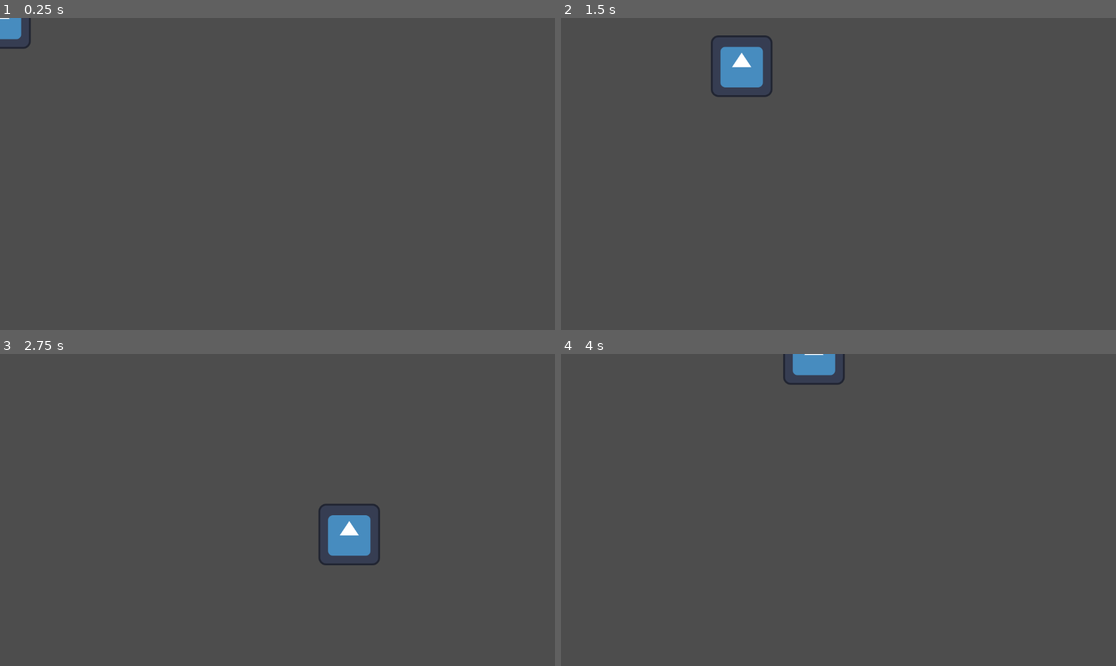
Above: before the commit, frames 1-4 (two rows, left to right).
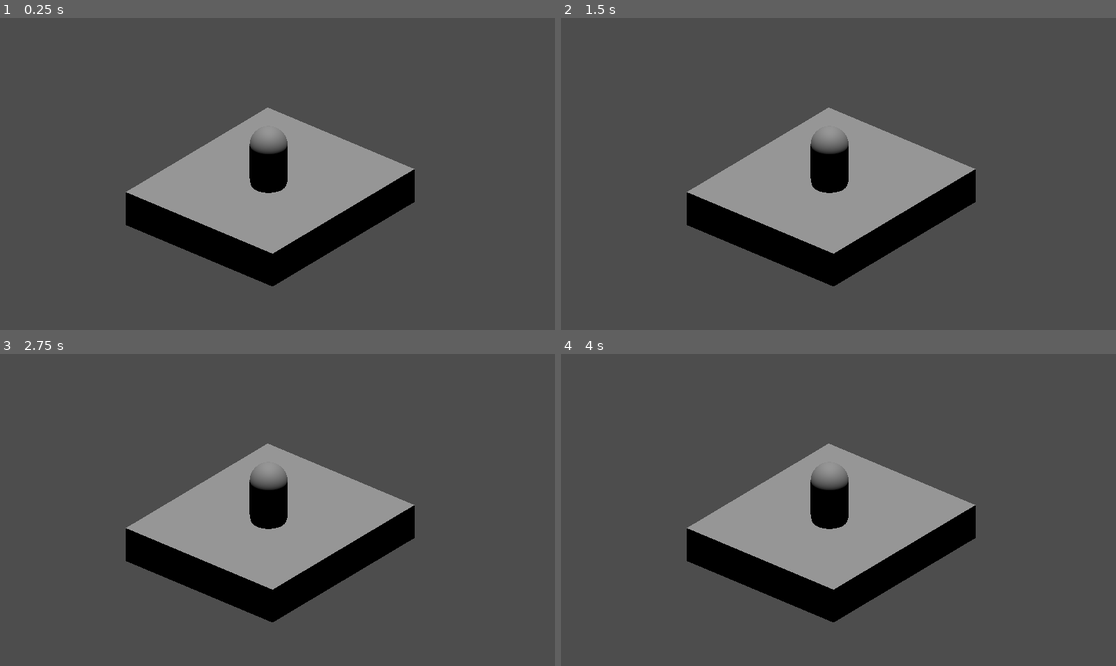
Above: after the commit, the same moments.

Repository: AlexRavelo/PrometheusGame
Game: Godot game, scene res://assets/scenes/test_scene.tscn
Two runs of this game, one before a commit and one after it. Both use one fixed random seed, a clock stepped at 60 frames per second and the inputs below. The project has no main scene, so this scene is started directly. The engine's default icon, where the game draws it, is replaced by a stand-in: a white triangle on a blue panel in a dark square.
Inputs:
- Up to frame 1 (0.25 s): no input
- Up to frame 2 (1.5 s): tap Enter at 0.5 s; hold Right (Right) 0.53-1.28 s; hold Down (Down) from 1.28 s (still down)
- Up to frame 3 (2.75 s): release Down (Down) at 2.03 s; hold Right (Right) from 2.03 s (still down)
- Up to frame 4 (4 s): release Right (Right) at 2.78 s; hold Up (Up) 2.78-3.53 s; hold Left (Left) from 3.53 s (still down)

The runs differ from the first frame. In frame 1, 18% of the frame differs, in the area x 0-75%, y 0-86%; in frame 2, 19%, in the area x 22-75%, y 5-86%; in frame 3, 18%; in frame 4, 18%.

Commit message:
renaming business
anything with 2D is the old, i assume we are in orthro 3D now

Diff:
--- /dev/null
+++ b/assets/code/basePlayer2D.gd
@@ -0,0 +1,18 @@
+class_name PlayerEntity
+
+extends BaseEntity
+
+# Called when the node enters the scene tree for the first time.
+func _ready():
+	pass # Replace with function body.
+
+
+# Called every frame. 'delta' is the elapsed time since the previous frame.
+func _process(delta):
+	var direction: Vector2 = Input.get_vector("Left","Right","Up","Down")
+
+	velocity.x = move_toward(velocity.x, direction.x*base_speed, base_speed)
+	velocity.y = move_toward(velocity.y, direction.y*base_speed, base_speed)
+
+
+	move_and_slide()
--- a/assets/scenes/test_scene.tscn
+++ b/assets/scenes/test_scene.tscn
@@ -1,19 +1,28 @@
-[gd_scene load_steps=4 format=3 uid="uid://uyfim0gojivo"]
+[gd_scene load_steps=3 format=3 uid="uid://cd3mf5am8fl0x"]
 
-[ext_resource type="Script" path="res://assets/code/basePlayer.gd" id="1_eb44o"]
-[ext_resource type="Texture2D" uid="uid://b3sdoxb0p5v24" path="res://icon.svg" id="2_gxt5w"]
+[sub_resource type="CapsuleShape3D" id="CapsuleShape3D_aex8d"]
 
-[sub_resource type="RectangleShape2D" id="RectangleShape2D_25l1q"]
-size = Vector2(124, 129)
+[sub_resource type="CapsuleMesh" id="CapsuleMesh_4ow45"]
 
-[node name="Main" type="Node2D"]
+[node name="Main" type="Node3D"]
 
-[node name="CharacterBody2D" type="CharacterBody2D" parent="."]
-script = ExtResource("1_eb44o")
+[node name="CSGBox3D" type="CSGBox3D" parent="."]
+transform = Transform3D(1, 0, 0, 0, 1, 0, 0, 0, 1, 0.0902405, -0.00506592, 0.168579)
+size = Vector3(5.04242, 1, 5.81079)
 
-[node name="placeholder sprite" type="Sprite2D" parent="CharacterBody2D"]
-texture = ExtResource("2_gxt5w")
+[node name="CharacterBody3D" type="CharacterBody3D" parent="."]
+transform = Transform3D(1, 0, 0, 0, 1, 0, 0, 0, 1, 0, 1.18412, 0)
 
-[node name="CollisionShape2D" type="CollisionShape2D" parent="CharacterBody2D"]
-position = Vector2(1, 0.5)
-shape = SubResource("RectangleShape2D_25l1q")
+[node name="CollisionShape3D" type="CollisionShape3D" parent="CharacterBody3D"]
+shape = SubResource("CapsuleShape3D_aex8d")
+
+[node name="MeshInstance3D" type="MeshInstance3D" parent="CharacterBody3D"]
+mesh = SubResource("CapsuleMesh_4ow45")
+
+[node name="Camera3D" type="Camera3D" parent="CharacterBody3D"]
+transform = Transform3D(-0.766044, 0.321394, -0.55667, 0, 0.866025, 0.5, 0.642788, 0.383022, -0.663414, -4.5, 3.5, -5)
+projection = 1
+size = 8.207
+
+[node name="DirectionalLight3D" type="DirectionalLight3D" parent="."]
+transform = Transform3D(1, 0, 0, 0, 1.19249e-08, 1, 0, -1, 1.19249e-08, 0, 0, 0)
--- /dev/null
+++ b/assets/scenes/test_scene2D.tscn
@@ -0,0 +1,19 @@
+[gd_scene load_steps=4 format=3 uid="uid://uyfim0gojivo"]
+
+[ext_resource type="Script" path="res://assets/code/basePlayer2D.gd" id="1_eb44o"]
+[ext_resource type="Texture2D" uid="uid://b3sdoxb0p5v24" path="res://icon.svg" id="2_gxt5w"]
+
+[sub_resource type="RectangleShape2D" id="RectangleShape2D_25l1q"]
+size = Vector2(124, 129)
+
+[node name="Main" type="Node2D"]
+
+[node name="CharacterBody2D" type="CharacterBody2D" parent="."]
+script = ExtResource("1_eb44o")
+
+[node name="placeholder sprite" type="Sprite2D" parent="CharacterBody2D"]
+texture = ExtResource("2_gxt5w")
+
+[node name="CollisionShape2D" type="CollisionShape2D" parent="CharacterBody2D"]
+position = Vector2(1, 0.5)
+shape = SubResource("RectangleShape2D_25l1q")
--- a/assets/scenes/test_scene3D.tscn
+++ /dev/null
@@ -1,28 +0,0 @@
-[gd_scene load_steps=3 format=3 uid="uid://cd3mf5am8fl0x"]
-
-[sub_resource type="CapsuleShape3D" id="CapsuleShape3D_aex8d"]
-
-[sub_resource type="CapsuleMesh" id="CapsuleMesh_4ow45"]
-
-[node name="Main" type="Node3D"]
-
-[node name="CSGBox3D" type="CSGBox3D" parent="."]
-transform = Transform3D(1, 0, 0, 0, 1, 0, 0, 0, 1, 0.0902405, -0.00506592, 0.168579)
-size = Vector3(5.04242, 1, 5.81079)
-
-[node name="CharacterBody3D" type="CharacterBody3D" parent="."]
-transform = Transform3D(1, 0, 0, 0, 1, 0, 0, 0, 1, 0, 1.18412, 0)
-
-[node name="CollisionShape3D" type="CollisionShape3D" parent="CharacterBody3D"]
-shape = SubResource("CapsuleShape3D_aex8d")
-
-[node name="MeshInstance3D" type="MeshInstance3D" parent="CharacterBody3D"]
-mesh = SubResource("CapsuleMesh_4ow45")
-
-[node name="Camera3D" type="Camera3D" parent="CharacterBody3D"]
-transform = Transform3D(-0.766044, 0.321394, -0.55667, 0, 0.866025, 0.5, 0.642788, 0.383022, -0.663414, -4.5, 3.5, -5)
-projection = 1
-size = 8.207
-
-[node name="DirectionalLight3D" type="DirectionalLight3D" parent="."]
-transform = Transform3D(1, 0, 0, 0, 1.19249e-08, 1, 0, -1, 1.19249e-08, 0, 0, 0)
--- a/project.godot
+++ b/project.godot
@@ -11,7 +11,6 @@
 [application]
 
 config/name="PrometheusGame"
-run/main_scene="res://assets/scenes/test_scene2D.tscn"
 config/features=PackedStringArray("4.2", "Forward Plus")
 config/icon="res://icon.svg"
 
